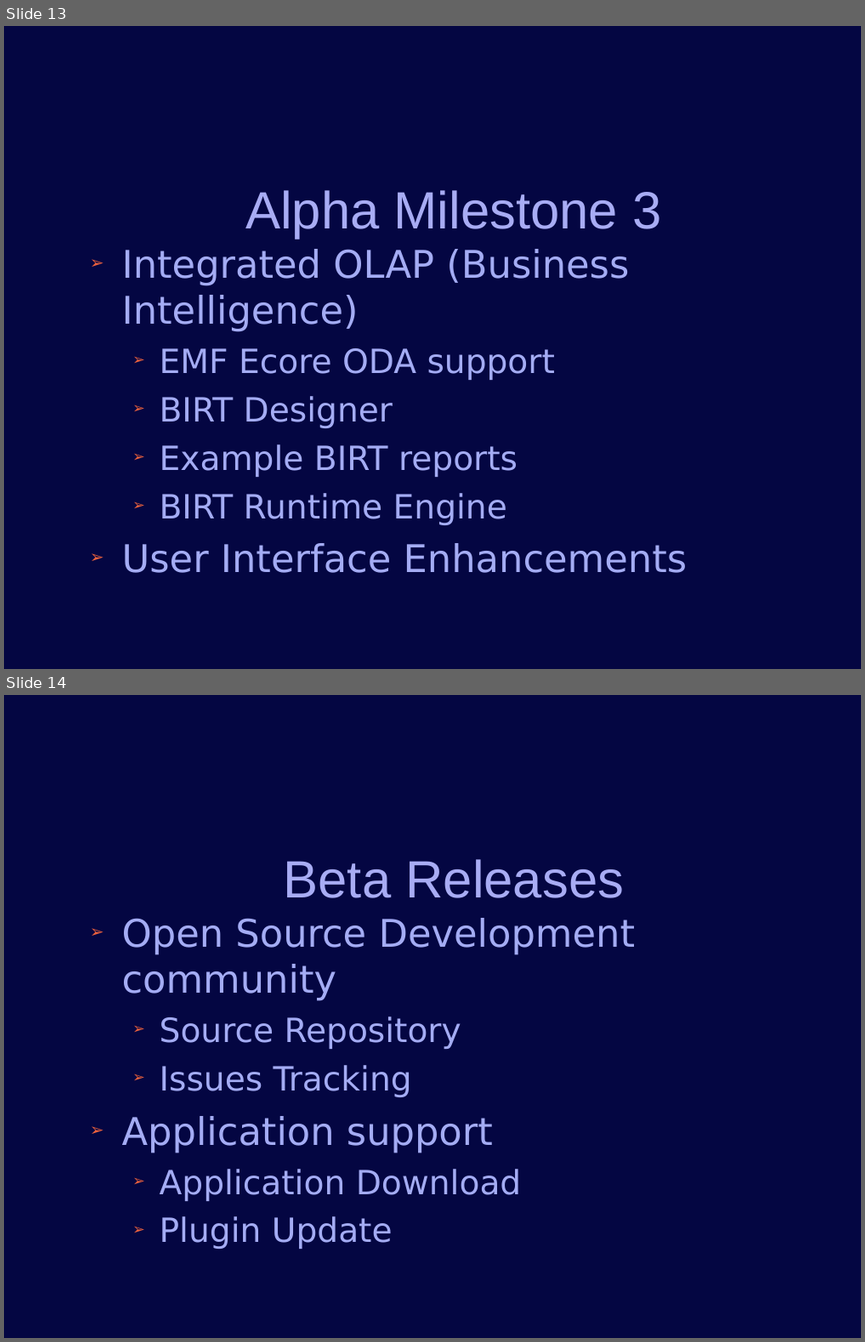
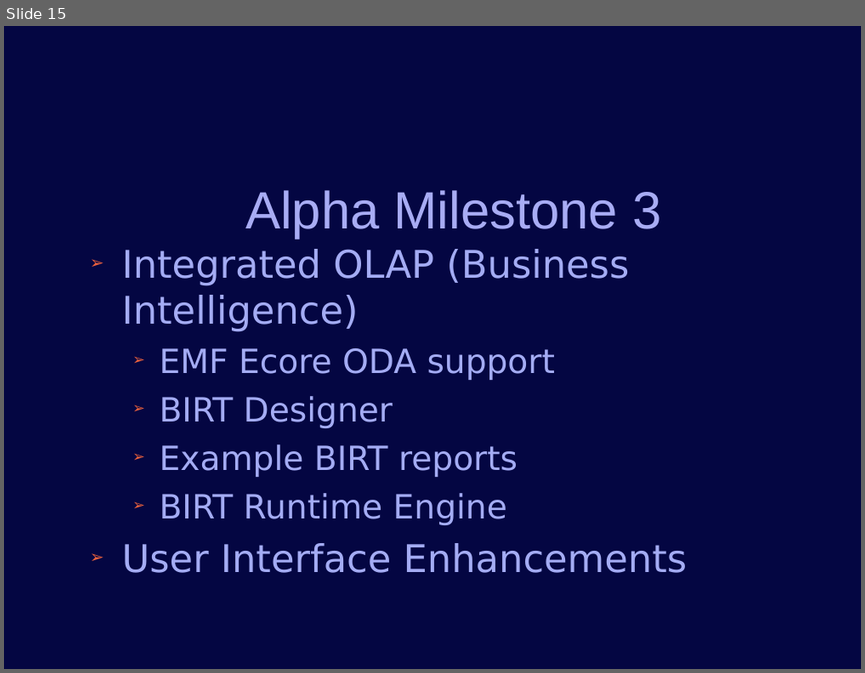
Before and after one commit to jconlon/Tracker, a slide deck: tracker/trunk/com.verticon.tracker.documentation/src/Tracker Introduction.odp. Shown one above the other, each under a label of ours: slides 13 and 14 before the commit, slide 15 after it. The pictures are 865x1342 and 865x673 pixels, drawn with LibreOffice and Linux fonts; fonts in the diff are those of the drawing; background and template pictures are left out. Boxes give left, top, right and bottom in pixels: in the first picture for what was removed or moved away, otherwise in the second. Text is boxed around its words. In the diff, an @@ line names an element or a change of style, - is before the commit and + after.

```diff
--- a/tracker/trunk/com.verticon.tracker.documentation/src/Tracker Introduction.odp
+++ b/tracker/trunk/com.verticon.tracker.documentation/src/Tracker Introduction.odp
@@ slide 14 removed at (4, 695, 861, 1338), background #040642 @@
@@ title removed at (284, 859, 624, 898) @@
-Beta Releases
@@ text removed at (122, 918, 636, 1248) @@
-➢ Open Source Development community
-  ➢ Source Repository
-  ➢ Issues Tracking
-➢ Application support
-  ➢ Application Download
-  ➢ Plugin Update
@@ what was slide 13 is now slide 15 @@
```
Also in this commit, not shown: 6 slides changed, 5 slides added, 1 other slide removed.
